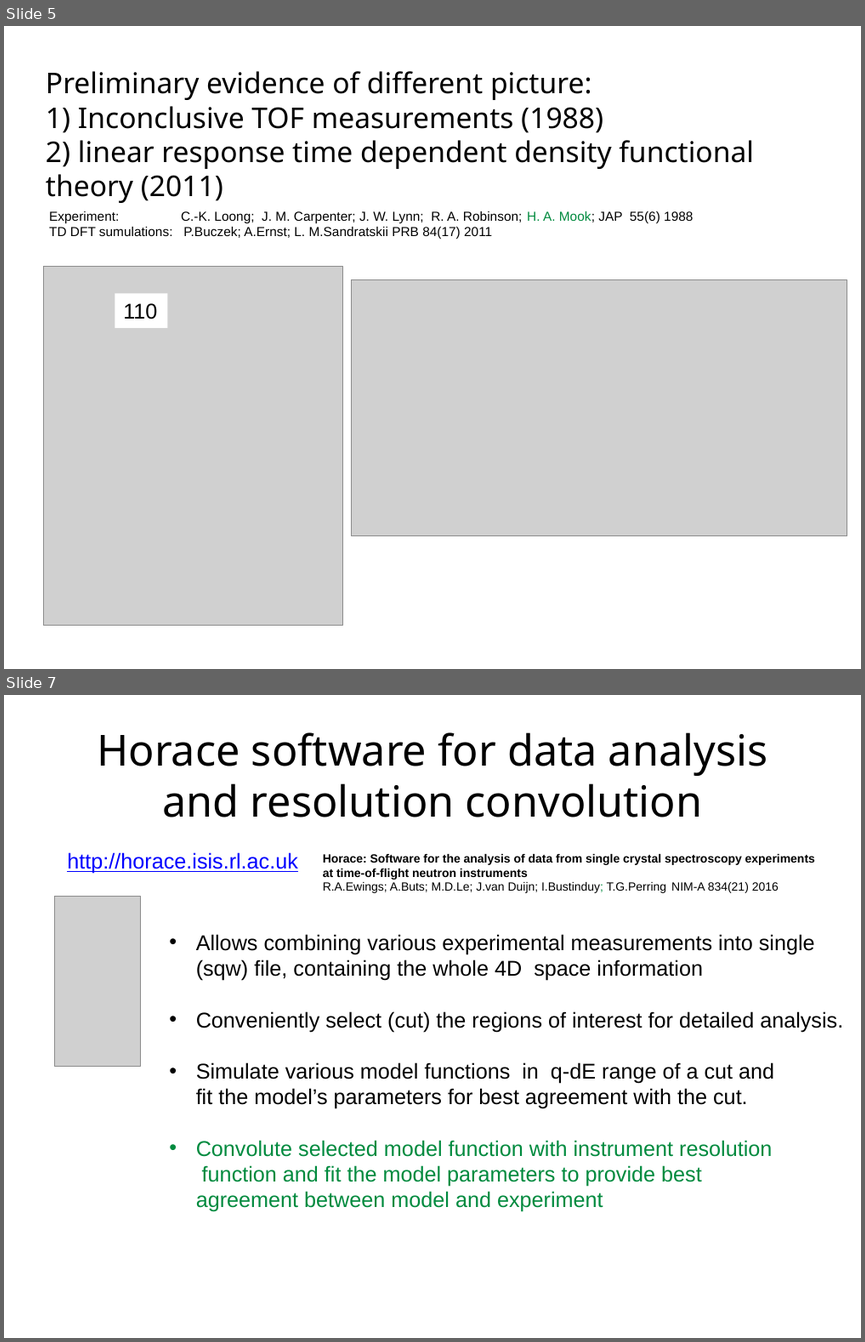
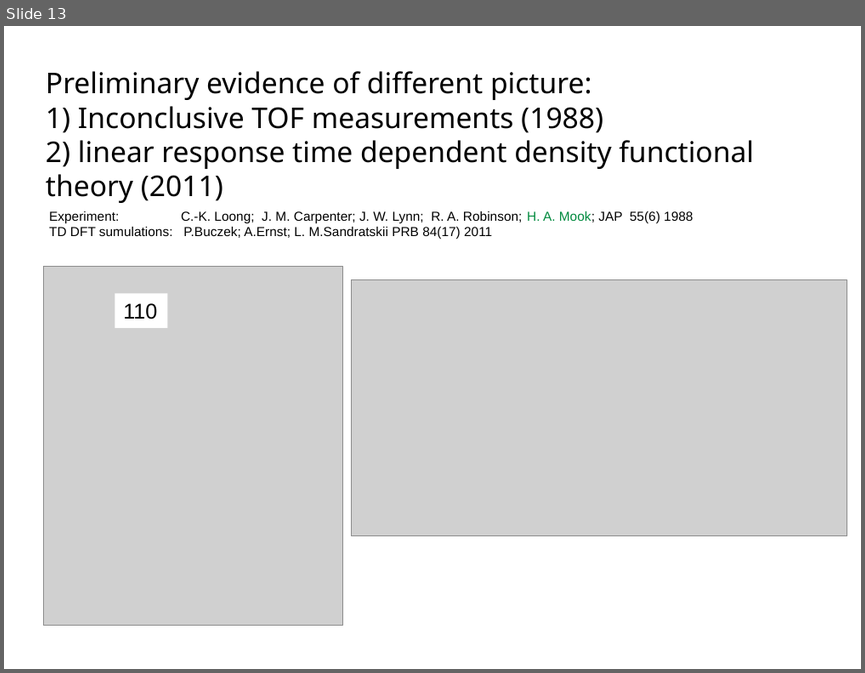
Before and after one commit to abuts/Fe, a slide deck: June2017/Icns2017/ICNS2017.ppt. Shown one above the other, each under a label of ours: slides 5 and 7 before the commit, slide 13 after it; the slides between them are not shown. The pictures are 865x1342 and 865x673 pixels, drawn with LibreOffice and Linux fonts; fonts in the diff are those of the drawing; grey boxes stand for pictures; background and template pictures are left out. Boxes give left, top, right and bottom in pixels: in the first picture for what was removed or moved away, otherwise in the second. Text is boxed around its words. In the diff, an @@ line names an element or a change of style, - is before the commit and + after.

```diff
--- a/June2017/Icns2017/ICNS2017.ppt
+++ b/June2017/Icns2017/ICNS2017.ppt
@@ slide 7 removed at bbox=[4, 695, 861, 1338], background #FFFFFF @@
@@ title removed at bbox=[97, 732, 768, 817] @@
-Horace software for data analysis
-and resolution convolution
@@ text removed at bbox=[67, 852, 297, 873] @@
-http://horace.isis.rl.ac.uk
@@ text removed at bbox=[323, 854, 815, 893] @@
-Horace: Software for the analysis of data from single crystal spectroscopy experiments at time-of-flight neutron instruments
-R.A.Ewings; A.Buts; M.D.Le; J.van Duijn; I.Bustinduy; T.G.Perring NIM-A 834(21) 2016
@@ picture removed at bbox=[54, 896, 140, 1066] @@
@@ text removed at bbox=[196, 934, 843, 1212] @@
-• Allows combining various experimental measurements into single
-(sqw) file, containing the whole 4D space information
-• Conveniently select (cut) the regions of interest for detailed analysis.
-• Simulate various model functions in q-dE range of a cut and
-fit the model’s parameters for best agreement with the cut.
-• Convolute selected model function with instrument resolution
-function and fit the model parameters to provide best
-agreement between model and experiment
@@ what was slide 5 is now slide 13 @@
```
Also in this commit, not shown: 5 slides changed, 5 slides added, 1 other slide removed, 2 other files.
